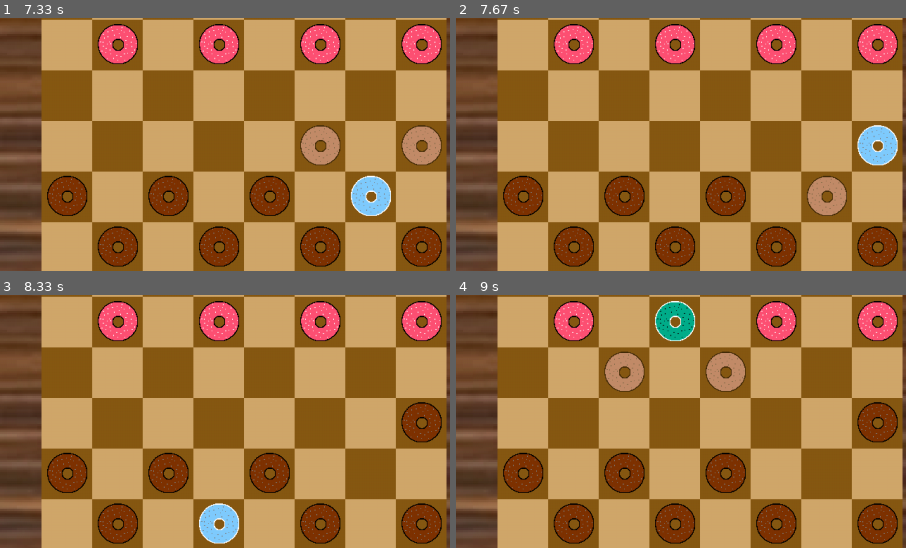
Above: before the commit, frames 1-4 (two rows, left to right).
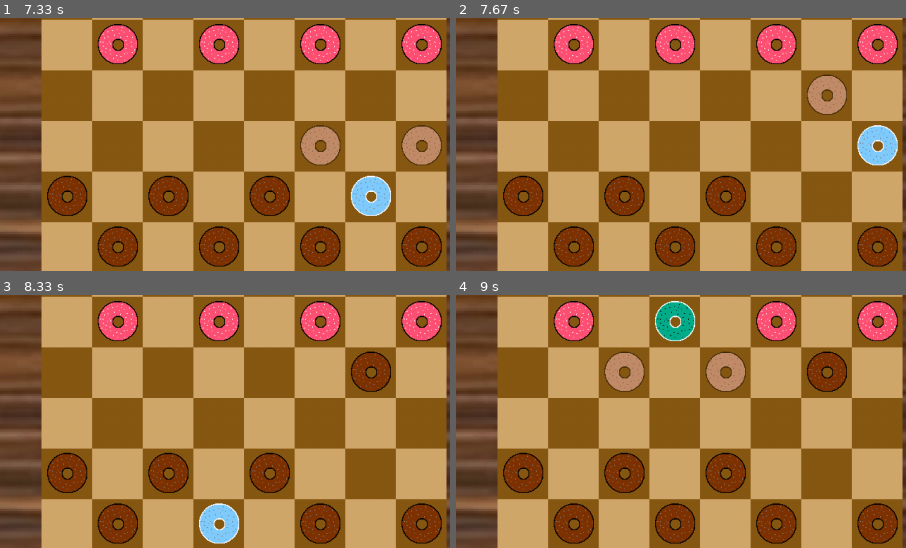
Above: after the commit, the same moments.

Repository: SeriousGuy888/pygame-checkers
Game: pygame game, started from __main__.py
Same seed, same stepped clock (60 frames per second), same inputs: the game is played once before the commit and once after it.
Inputs (mouse positions are % of the whole screen's width and height, from its top left):
- Up to frame 1 (7.33 s): press the mouse at (26, 51) at 0.37 s; move the mouse to (43, 61) at 0.47 s; release the mouse at (60, 72) at 0.6 s; press the mouse at (26, 51) at 1.2 s; move the mouse to (36, 63) at 1.3 s; release the mouse at (45, 76) at 1.43 s; click (47, 33) at 1.55 s; click (34, 17) at 1.88 s; press the mouse at (34, 17) at 2.2 s; move the mouse to (52, 25) at 2.3 s; release the mouse at (71, 32) at 2.43 s; press the mouse at (34, 17) at 2.53 s; move the mouse to (53, 21) at 2.63 s; release the mouse at (72, 25) at 2.77 s; press the mouse at (34, 17) at 2.87 s; move the mouse to (31, 25) at 2.97 s; release the mouse at (28, 32) at 3.1 s; click (35, 79) at 3.22 s; click (71, 37) at 3.55 s; click (31, 26) at 4.25 s; click (30, 65) at 4.72 s; click (59, 33) at 5.05 s; click (55, 22) at 5.38 s; click (65, 85) at 5.72 s; press the mouse at (65, 85) at 6.6 s; move the mouse to (71, 70) at 6.7 s; release the mouse at (78, 55) at 6.83 s; press the mouse at (65, 85) at 6.93 s; move the mouse to (66, 63) at 7.03 s; release the mouse at (67, 41) at 7.17 s; click (68, 56) at 7.32 s
- Up to frame 2 (7.67 s): click (65, 50) at 7.65 s
- Up to frame 3 (8.33 s): click (45, 80) at 8.05 s
- Up to frame 4 (9 s): click (56, 36) at 8.38 s; click (46, 33) at 8.72 s
The pictures show only the part of the screen within x 23-73%, y 30-80%; the shares and areas given below are measured in that part.

Frame 1 is identical in both runs. In frame 2, 2.2% of the frame differs, in the area x 78-87%, y 22-79%; in frame 3, 2.2%, in the area x 78-99%, y 22-59%; in frame 4, 2.2%.

Commit message:
Update ghost_piece.py

Diff:
--- a/checkers_classes/ghost_piece.py
+++ b/checkers_classes/ghost_piece.py
@@ -27,4 +27,4 @@
     def move_ghosted_piece(self):
         self.ghosted_piece.x = self.x
         self.ghosted_piece.y = self.y
-        self.ghosted_piece.y_move = self.ghosted_piece.y_move - 1 if self.ghosted_piece.team == 0 else self.ghosted_piece.y_move + 1
+        self.ghosted_piece.y_move = self.ghosted_piece.y_move + 1 if self.ghosted_piece.team == 0 else self.ghosted_piece.y_move - 1
